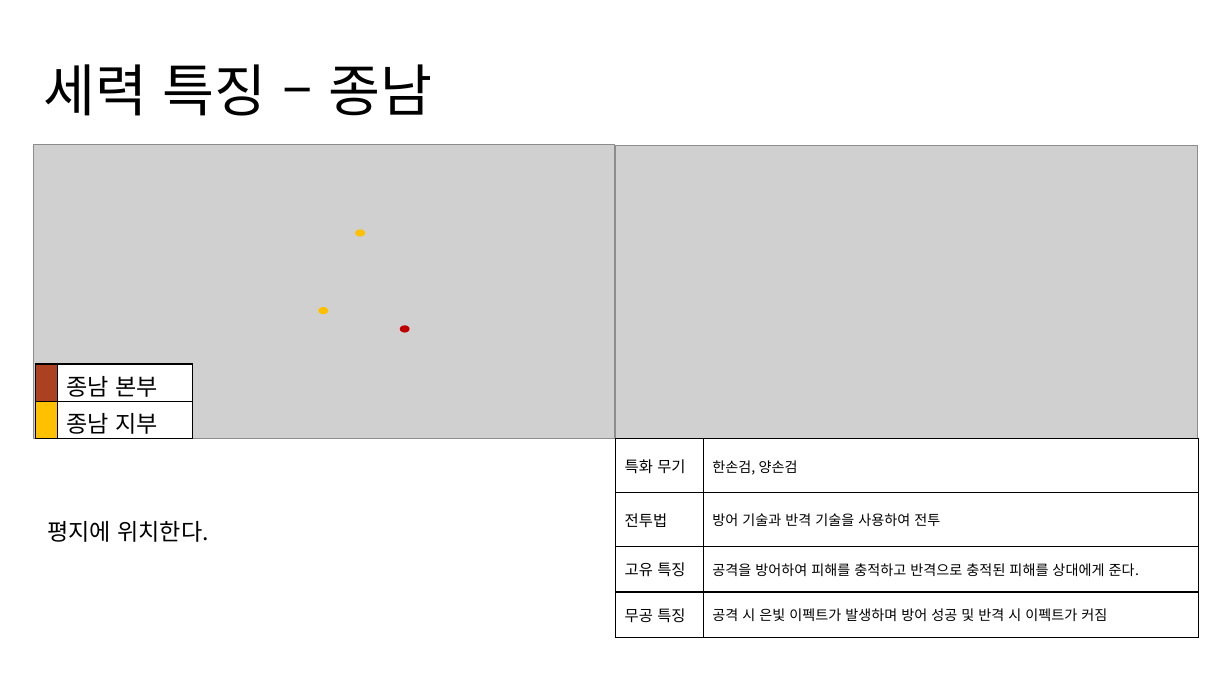
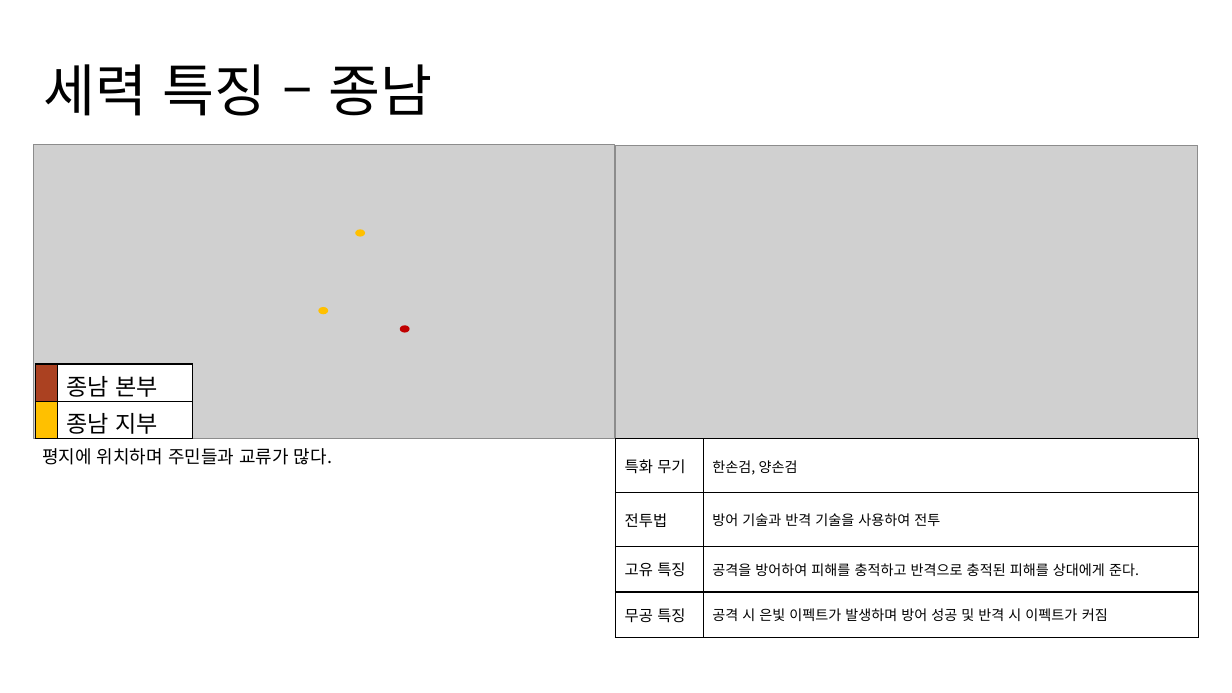
Before and after one commit to yjk0401/unityenginebasic_9th, a slide deck: slide 16 of 기획/세력 기획서.pptx (slide 12 before the commit). Drawn at 1232x693 pixels with LibreOffice and Linux fonts; fonts in the diff are those of the drawing; grey boxes stand for pictures. Boxes give left, top, right and bottom in pixels: in the first picture for what was removed or moved away, otherwise in the second. Text is boxed around its words. In the diff, an @@ line names an element or a change of style, - is before the commit and + after.

```diff
--- a/기획/세력 기획서.pptx
+++ b/기획/세력 기획서.pptx
@@ text at [42, 448, 333, 465]: text changed; size 18 to 14 pt @@
-평지에 위치한다.
+평지에 위치하며 주민들과 교류가 많다.
```
Also in this commit, not shown: 12 other slides changed, 4 slides added, 4 other files.
